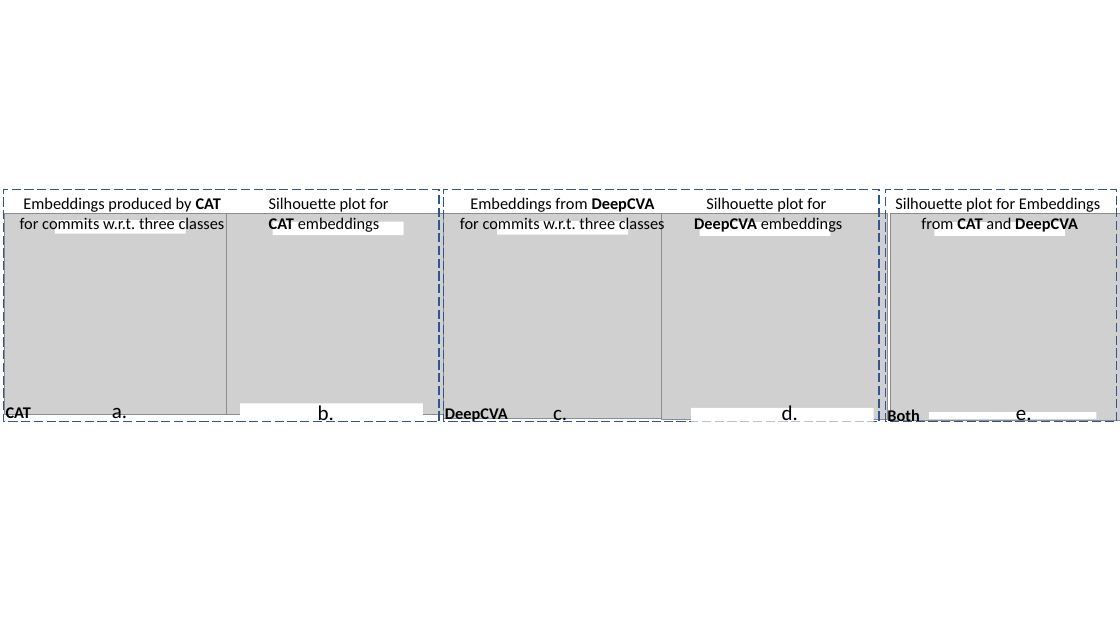
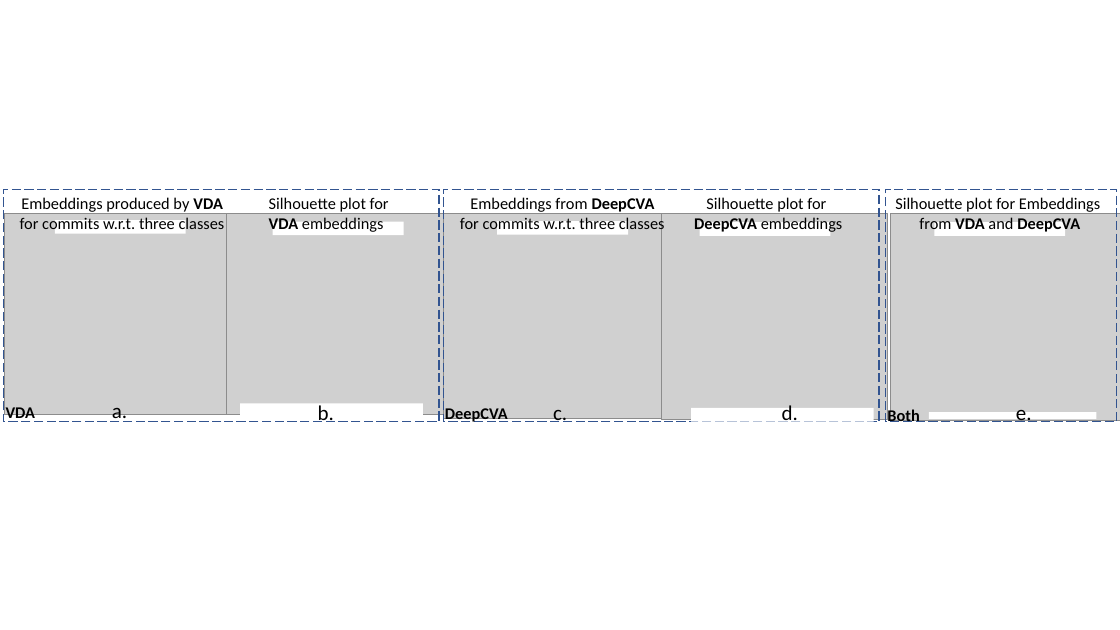
Before and after one commit to tien-n-nguyen/vda, a slide deck: slide 4 of graphs/graphs.pptx. Drawn at 1120x630 pixels with LibreOffice and Linux fonts; fonts in the diff are those of the drawing; grey boxes stand for pictures. Boxes give left, top, right and bottom in pixels: in the first picture for what was removed or moved away, otherwise in the second. Text is boxed around its words. In the diff, an @@ line names an element or a change of style, - is before the commit and + after.

```diff
--- a/graphs/graphs.pptx
+++ b/graphs/graphs.pptx
@@ text at [21, 197, 222, 214]: text changed @@
-Embeddings produced by CAT
+Embeddings produced by VDA
@@ text at [269, 217, 384, 234]: text changed @@
-CAT embeddings
+VDA embeddings
@@ text at [919, 217, 1080, 234]: text changed @@
-from CAT and DeepCVA
+from VDA and DeepCVA
@@ text at [6, 407, 35, 423]: text changed @@
-CAT
+VDA
```
Also in this commit, not shown: 2 other slides changed, 9 other files.
